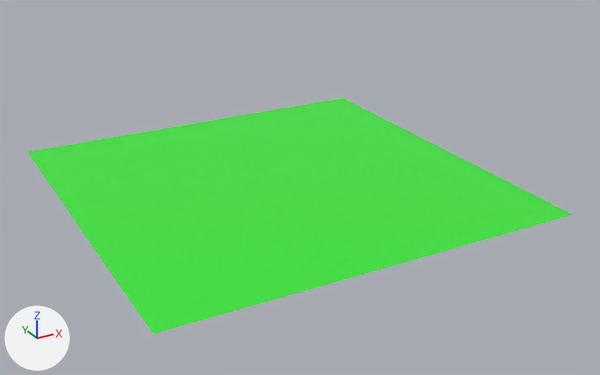
Before and after pictures for a commit that changed the glTF model client/public/models/base.glb.
Before and after are seen from a camera (50 mm lens) standing at (-291.0, -570.0, 274.0) and looking at (9.0, -24.0, 1.0). The axes (+X, +Y, +Z) are drawn at lower left. The lights are the same throughout. Where no turn or scale is listed for an object, it has been applied to the vertices.
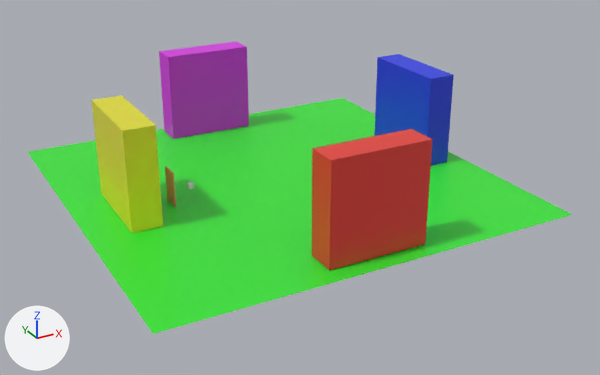
The newer file is also rescaled (x0.497) as a whole; pictures and numbers use the older file's frame.

Location of each change, (x1, y1, x2, y2) in pixels of the pictures (600 x 375 px):
'Cube', added (red): after (312, 129, 433, 270)
'Cube.003', added: after (159, 42, 249, 139)
'Cube.001', added (yellow): after (91, 96, 163, 233)
'Cube.002', added (blue): after (375, 54, 454, 165)
'Cube.004', added: after (165, 166, 176, 207)
'Cube.006', added: after (187, 182, 194, 189)

The change, as a diff of the scene's bpy script:
```diff
--- a/client/public/models/base.glb.py
+++ b/client/public/models/base.glb.py
@@ mat_material_006 @@
+mat_material_006 = principled_material('Material.006')
+mat_material_006.base_color = (0.8, 0.337, 0.192)  # beige #e79d79
+mat_material_006.roughness = 0.4
@@ mat_material_004 @@
+mat_material_004 = principled_material('Material.004')
+mat_material_004.base_color = (0.709, 0.0247, 0.8)  # pink #db2ce7
+mat_material_004.roughness = 0.4
@@ mat_material_005 @@
+mat_material_005 = principled_material('Material.005')
+mat_material_005.base_color = (0.0169, 0.0392, 0.8)  # blue #2338e7
+mat_material_005.roughness = 0.4
@@ mat_material_003 @@
+mat_material_003 = principled_material('Material.003')
+mat_material_003.base_color = (0.8, 0.756, 0.0239)  # yellow #e7e12b
+mat_material_003.roughness = 0.4
@@ mat_material_002 @@
+mat_material_002 = principled_material('Material.002')
+mat_material_002.base_color = (0.8, 0.0467, 0.0344)  # red #e73d34
+mat_material_002.roughness = 0.4
@@ me_cube_006 @@
+me_cube_006.from_pydata(...)  # a box spanning x -2.01..2.01, y -2.01..2.01, z -2.01..2.01
@@ me_cube_004 @@
+me_cube_004.from_pydata(...)  # 16 vertices, 28 faces; spans x -0.6..0.6, y -8.0..8.0, z -14.1..14.1
+me_cube_004.materials.append(mat_material_006)  # beige #e79d79
@@ me_cube_003 @@
+me_cube_003.from_pydata(...)  # a box spanning x -1.0..1.0, y -1.0..1.0, z -1.0..1.0
+me_cube_003.materials.append(mat_material_004)  # pink #db2ce7
@@ me_cube_002 @@
+me_cube_002.from_pydata(...)  # a box spanning x -1.0..1.0, y -1.0..1.0, z -1.0..1.0
+me_cube_002.materials.append(mat_material_005)  # blue #2338e7
@@ me_cube_001 @@
+me_cube_001.from_pydata(...)  # a box spanning x -1.0..1.0, y -1.0..1.0, z -1.0..1.0
+me_cube_001.materials.append(mat_material_003)  # yellow #e7e12b
@@ me_cube @@
+me_cube.from_pydata(...)  # a box spanning x -1.0..1.0, y -1.0..1.0, z -1.0..1.0
+me_cube.materials.append(mat_material_002)  # red #e73d34
@@ ob_cube_006 @@
+ob_cube_006 = bpy.data.objects.new('Cube.006', me_cube_006)
+ob_cube_006.location = (-75.7, 0.6, 11.1)
@@ ob_cube_004 @@
+ob_cube_004 = bpy.data.objects.new('Cube.004', me_cube_004)
+ob_cube_004.location = (-92.4, 0.0, 14.1)
@@ ob_cube_003 @@
+ob_cube_003 = bpy.data.objects.new('Cube.003', me_cube_003)
+ob_cube_003.location = (0.0, 147.1, 39.6)
+ob_cube_003.rotation_euler = (0.0, -3.142, 0.0)  # degrees (0, -180, 0)
+ob_cube_003.scale = (-39.5, -11.9, -39.5)
@@ ob_cube_002 @@
+ob_cube_002 = bpy.data.objects.new('Cube.002', me_cube_002)
+ob_cube_002.location = (138.5, 3.7, 39.6)
+ob_cube_002.rotation_euler = (0.0, 3.142, -1.566)  # degrees (0, 180, -90)
+ob_cube_002.scale = (-39.5, -11.9, -39.5)
@@ ob_cube_001 @@
+ob_cube_001 = bpy.data.objects.new('Cube.001', me_cube_001)
+ob_cube_001.location = (-124.6, 3.2, 39.8)
+ob_cube_001.rotation_euler = (3.142, 0.0, 1.563)  # degrees (180, 0, 90)
+ob_cube_001.scale = (-39.5, -11.9, -39.5)
@@ ob_cube @@
+ob_cube = bpy.data.objects.new('Cube', me_cube)
+ob_cube.location = (0.0, -141.5, 40.1)
+ob_cube.rotation_euler = (0.0, -3.142, 0.0)  # degrees (0, -180, 0)
+ob_cube.scale = (-39.5, -11.9, -39.5)
```
